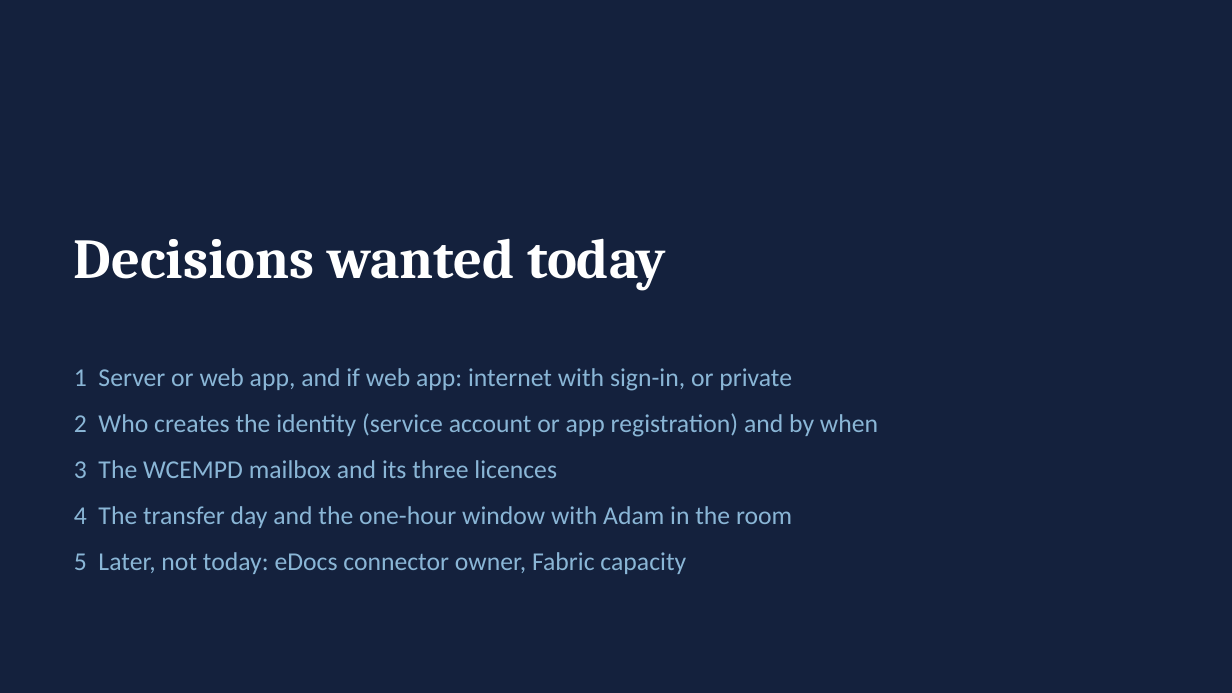
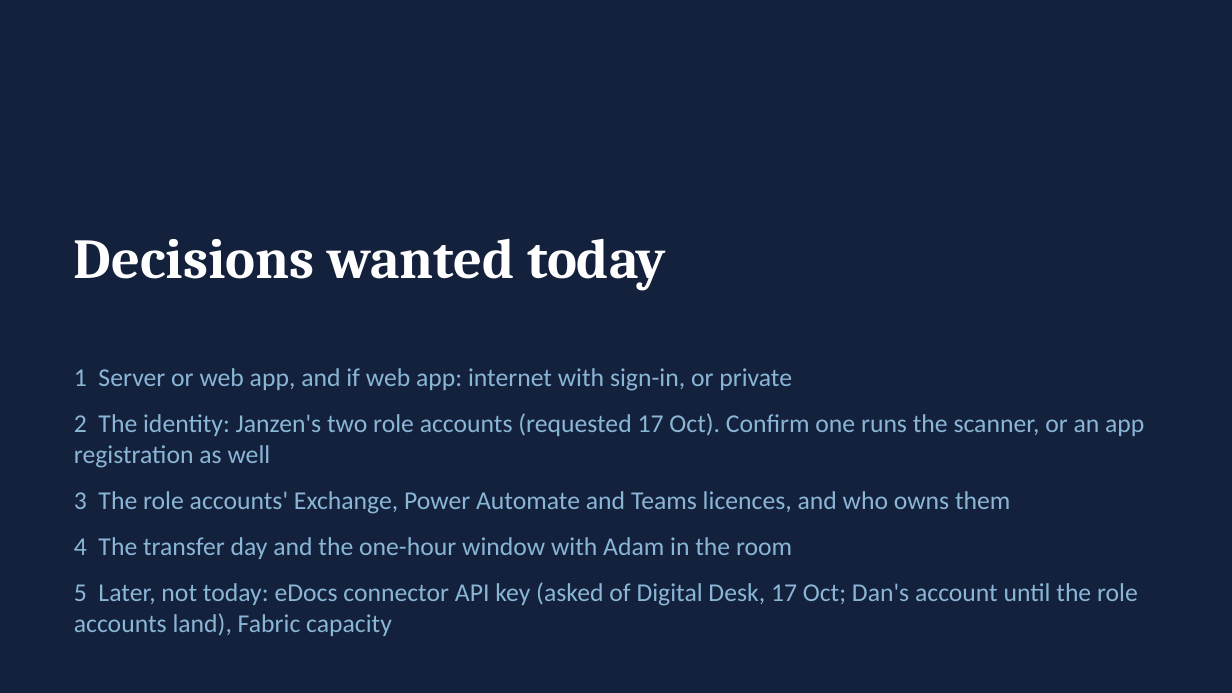
Before and after one commit to dplant494-svg/Dans-projects, a slide deck: slide 13 of SACRED-TRANSFER-DECK-2026-10.pptx. Drawn at 1232x693 pixels with LibreOffice and Linux fonts; fonts in the diff are those of the drawing. Boxes give left, top, right and bottom in pixels: in the first picture for what was removed or moved away, otherwise in the second. Text is boxed around its words. In the diff, an @@ line names an element or a change of style, - is before the commit and + after.

```diff
--- a/SACRED-TRANSFER-DECK-2026-10.pptx
+++ b/SACRED-TRANSFER-DECK-2026-10.pptx
@@ text at (74, 413, 1144, 514): text changed @@
-2 Who creates the identity (service account or app registration) and by when
-3 The WCEMPD mailbox and its three licences
+2 The identity: Janzen's two role accounts (requested 17 Oct). Confirm one runs the scanner, or an app registration as well
+3 The role accounts' Exchange, Power Automate and Teams licences, and who owns them
@@ text at (74, 582, 1138, 636): text changed @@
-5 Later, not today: eDocs connector owner, Fabric capacity
+5 Later, not today: eDocs connector API key (asked of Digital Desk, 17 Oct; Dan's account until the role accounts land), Fabric capacity
```
Also in this commit, not shown: 5 other slides changed, 5 other files.
